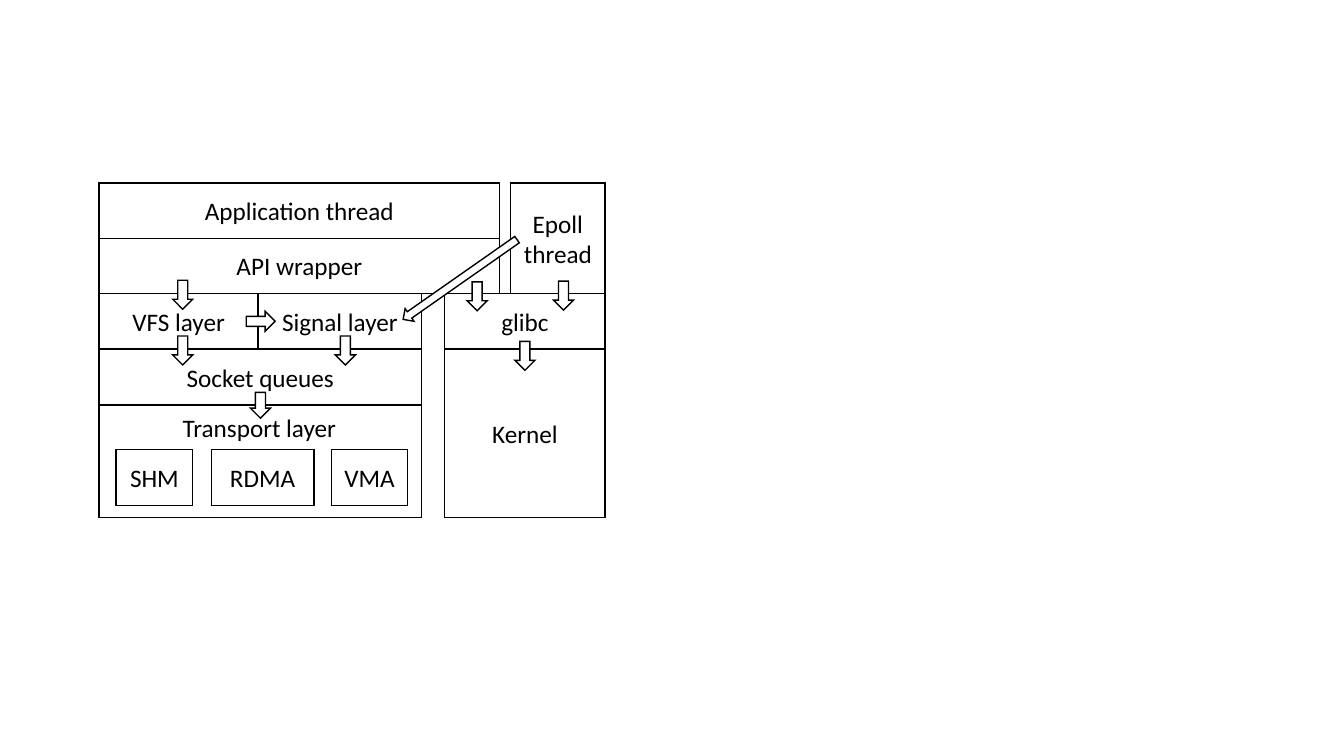
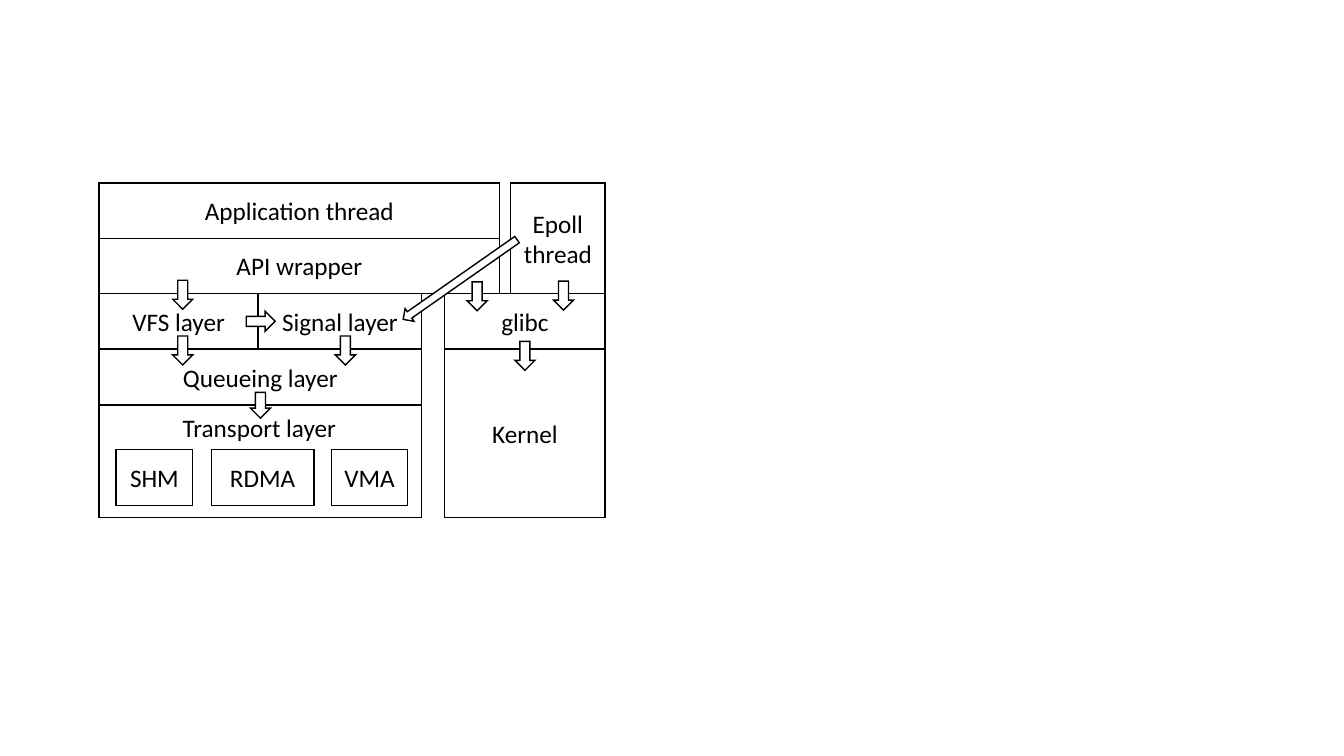
Before and after one commit to bojieli/SocksDirect-paper, a slide deck: slide 1 of images/libsd_architecture.pptx. Drawn at 1344x756 pixels with LibreOffice and Linux fonts; fonts in the diff are those of the drawing. Boxes give left, top, right and bottom in pixels: in the first picture for what was removed or moved away, otherwise in the second. Text is boxed around its words. In the diff, an @@ line names an element or a change of style, - is before the commit and + after.

Commit message:
queueing layer text

```diff
--- a/images/libsd_architecture.pptx
+++ b/images/libsd_architecture.pptx
@@ text in rectangle at (183,369,338,393): text changed @@
-Socket queues
+Queueing layer
```
Also in this commit, not shown: 1 other file.
